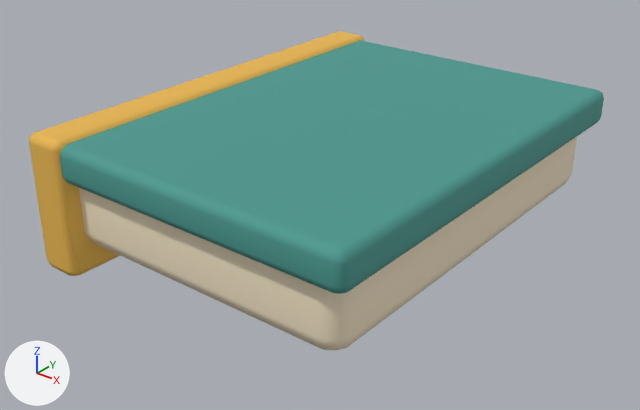
What one commit did to the Blender file art/book.blend.
Both versions are drawn from a camera (50 mm lens) standing at (0.532, -0.699, 0.466) and looking at (0.004, -0.039, 0.057). The lights are fixed; the arrows at lower left show +X, +Y and +Z. The picture after the commit comes second.

Objects in the first picture: 'Book cover', 'Book pages', 'Book spine'.
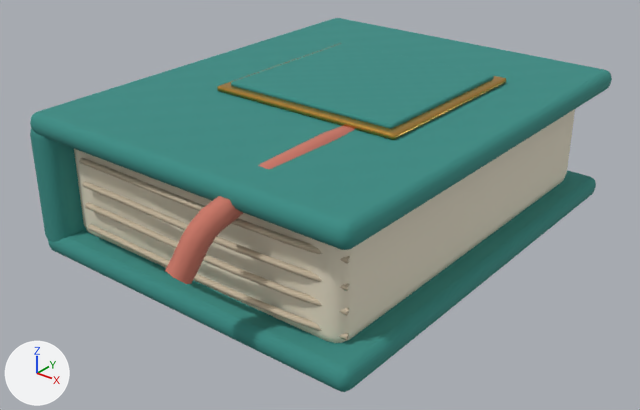
The change, as a list of edits to the scene's bpy script:
```text
Add img_craft_cloth_normal:
    img_craft_cloth_normal = load_image('Craft_cloth_normal', '_unpacked/Craft_cloth_normal', 128, 128, 'Non-Color')
Add mat_paper:
    mat_paper = principled_material('paper')
    mat_paper.base_color = (0.807, 0.738, 0.578)  # pale yellow #e8dfc8
    mat_paper.roughness = 0.65
Add mat_coral:
    mat_coral = bpy.data.materials.new('coral')
    # colours: red #ca7665
    # uses the picture img_craft_cloth_normal
Add mat_brass:
    mat_brass = principled_material('brass')
    mat_brass.base_color = (0.571, 0.323, 0.0561)  # orange #c79a43
    mat_brass.metallic = 0.82
    mat_brass.roughness = 0.27
Add mat_seam:
    mat_seam = principled_material('seam')
    mat_seam.base_color = (0.571, 0.474, 0.337)  # beige #c7b79d
    mat_seam.roughness = 0.65
Add mat_teal:
    mat_teal = bpy.data.materials.new('teal')
    # colours: cyan #368c84
    # uses the picture img_craft_cloth_normal
Change me_cube_349:
    used by ob_book_pages; location = (0.0, 0.0, 0.08)
    remove me_cube_349.from_pydata(...)  # 56 vertices, 54 faces; spans x -0.175..0.175, y -0.23..0.23, z -0.045..0.045
    remove me_cube_349.materials.append(mat_cream_007)  # beige #f6e6c8
    add me_cube_349.from_pydata(...)  # 96 vertices, 98 faces; spans x -0.17..0.17, y -0.22..0.22, z -0.058..0.058
    me_cube_349 part 1: the whole mesh is rebuilt
    add me_cube_349.materials.append(mat_paper)  # pale yellow #e8dfc8
Add me_bookmark_ribbon:
    me_bookmark_ribbon.from_pydata(...)  # 66 vertices, 60 faces; spans x 0.048..0.087, y -0.299..0.18, z 0.098..0.177
    me_bookmark_ribbon.polygons.foreach_set('use_smooth', [True] * 60)
    me_bookmark_ribbon.materials.append(mat_coral)
Add me_cube_004:
    me_cube_004.from_pydata(...)  # 288 vertices, 294 faces; spans x -0.004..0.33, y -0.311..0.011, z -0.06..0.085
    me_cube_004.materials.append(mat_brass)  # orange #c79a43
Add me_individual_page_edge:
    me_individual_page_edge.from_pydata(...)  # 264 vertices, 240 faces; spans x -0.14..0.171, y -0.236..-0.207, z 0.049..0.138
    me_individual_page_edge.polygons.foreach_set('use_smooth', [True] * 240)
    me_individual_page_edge.materials.append(mat_seam)  # beige #c7b79d
Add me_cube_001:
    me_cube_001.from_pydata(...)  # 384 vertices, 392 faces; spans x -0.202..0.195, y -0.245..0.245, z -0.012..0.151
    me_cube_001.materials.append(mat_teal)
Change ob_book_pages:
    ob_book_pages.location: (0.0, 0.0, 0.08) -> (0.0, 0.0, 0.095)
Remove ob_book_cover:
    ob_book_cover = bpy.data.objects.new('Book cover', me_cube_350)
    ob_book_cover.location = (0.0, 0.0, 0.13)
    _m = ob_book_cover.modifiers.new('Weighted normals', 'WEIGHTED_NORMAL')
Remove ob_book_spine:
    ob_book_spine = bpy.data.objects.new('Book spine', me_cube_351)
    ob_book_spine.location = (-0.17, 0.0, 0.08)
    _m = ob_book_spine.modifiers.new('Weighted normals', 'WEIGHTED_NORMAL')
Add ob_crafted_coral:
    ob_crafted_coral = bpy.data.objects.new('Crafted_coral', me_bookmark_ribbon)
    ob_crafted_coral.location = (0.0, 0.0, 0.0)
Add ob_crafted_brass:
    ob_crafted_brass = bpy.data.objects.new('Crafted_brass', me_cube_004)
    ob_crafted_brass.location = (-0.205, 0.15, 0.095)
Add ob_crafted_seam:
    ob_crafted_seam = bpy.data.objects.new('Crafted_seam', me_individual_page_edge)
    ob_crafted_seam.location = (0.0, 0.0, 0.0)
Add ob_crafted_teal:
    ob_crafted_teal = bpy.data.objects.new('Crafted_teal', me_cube_001)
    ob_crafted_teal.location = (0.0, 0.0, 0.033)
```

Pixel boxes [x1, y1, x2, y2] of what changed, in the pictures (640 x 410 px):
'Crafted_teal', added (cyan): after [30, 18, 612, 392]
'Book cover', deleted (cyan): before [60, 40, 604, 294]
'Book pages', reshaped, moved (10% taller): before [79, 137, 577, 350]; after [74, 109, 575, 343]
'Book spine', deleted: before [29, 31, 364, 276]
'Crafted_seam', added: after [79, 158, 350, 340]
'Crafted_coral', added: after [165, 126, 355, 284]
'Crafted_brass', added: after [217, 43, 506, 140]
